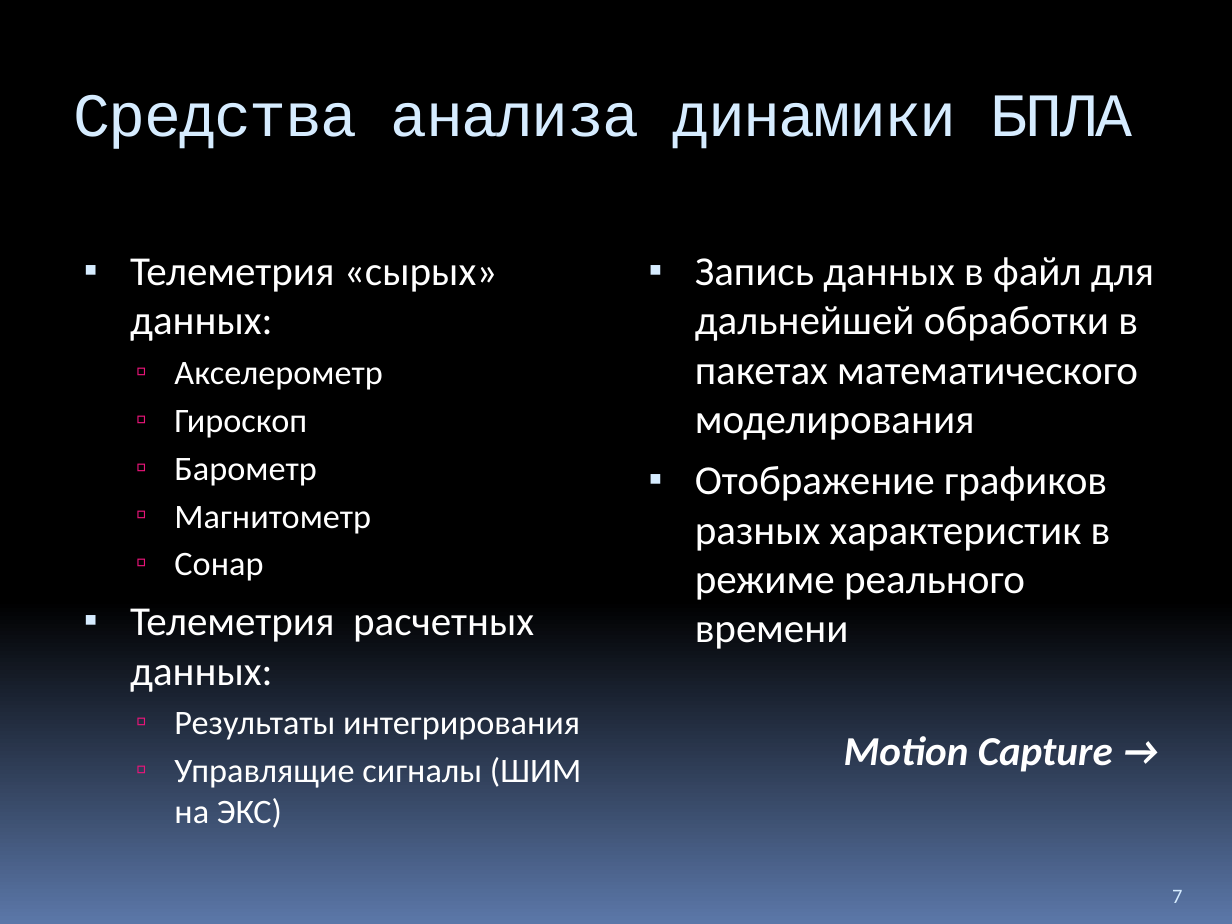
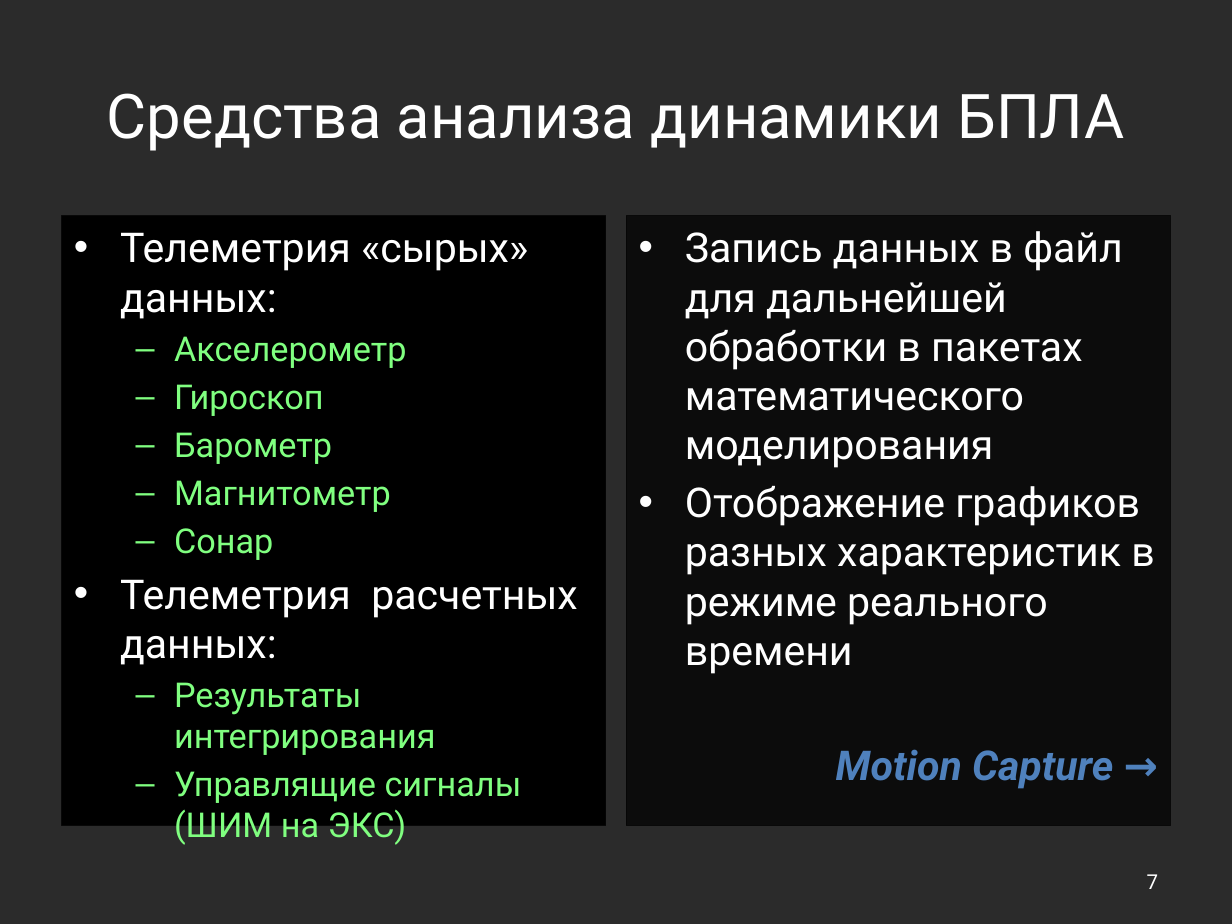
Before and after one commit to Jacobi20/quadro-xds, a slide deck: slide 7 of Docs/Medias2012.pptx. Drawn at 1232x924 pixels with LibreOffice and Linux fonts; fonts in the diff are those of the drawing; background and template pictures are left out; a plain dark background stands for a picture behind light text. Boxes give left, top, right and bottom in pixels: in the first picture for what was removed or moved away, otherwise in the second. Text is boxed around its words. In the diff, an @@ line names an element or a change of style, - is before the commit and + after.

```diff
--- a/Docs/Medias2012.pptx
+++ b/Docs/Medias2012.pptx
@@ background gradient #000000 to #5B77A8 to picture (left out) @@
@@ title "Средства анализа динамики БПЛА": place and size @@
-title "Средства анализа динамики БПЛА" at box(74, 94, 1133, 149)
+title "Средства анализа динамики БПЛА" at box(107, 93, 1124, 151)
@@ title "Средства анализа динамики БПЛА" at box(107, 93, 1124, 151): font Courier New to Roboto, text colour #D6ECFF to #FFFFFF, letter spacing -1 to 0 pt; alignment left to centre; vertical alignment top to middle @@
@@ text "Телеметрия «сырых» данных:": place and size @@
-text "Телеметрия «сырых» данных:" at box(130, 258, 581, 828)
+text "Телеметрия «сырых» данных:" at box(62, 216, 606, 825)
@@ text "Телеметрия «сырых» данных:" at box(62, 216, 606, 825): font Calibri to Roboto; text colour #FFFFFF to #80FF80 in "Акселерометр", "Гироскоп", "Барометр", "Магнитометр" and 3 more places; bullet ▪ to •; less space between paragraphs; bullet ▫ to –; fill none to #000000; outline none to #000000 0.75 pt @@
@@ text "Запись данных в файл для ...": place and size @@
-text "Запись данных в файл для ..." at box(695, 257, 1154, 772)
+text "Запись данных в файл для ..." at box(626, 216, 1170, 825)
@@ text "Запись данных в файл для ..." at box(626, 216, 1170, 825): font Calibri to Roboto; text colour #FFFFFF to #4F81BD in "Motion Capture →"; bullet ▪ to •; less space between paragraphs; indent changed; fill none to #000000 at 70% opacity; outline none to #000000 0.75 pt @@
@@ page number: place and size @@
-page number at box(1172, 890, 1182, 903)
+page number at box(1147, 874, 1159, 889)
@@ page number at box(1147, 874, 1159, 889): font Calibri to Roboto, text colour #D6ECFF to #FFFFFF; alignment left to right; vertical alignment bottom to middle @@
```
Also in this commit, not shown: 11 other slides changed, 1 slide added, 1 slide removed, 1 other file.
